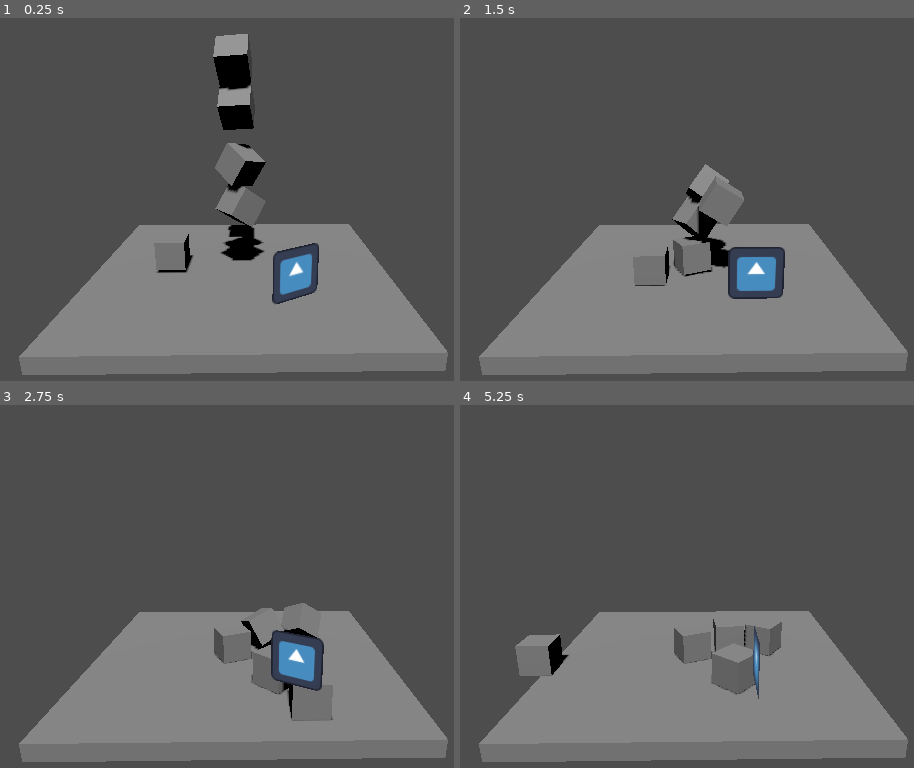
Above: before the commit, frames 1-4 (two rows, left to right).
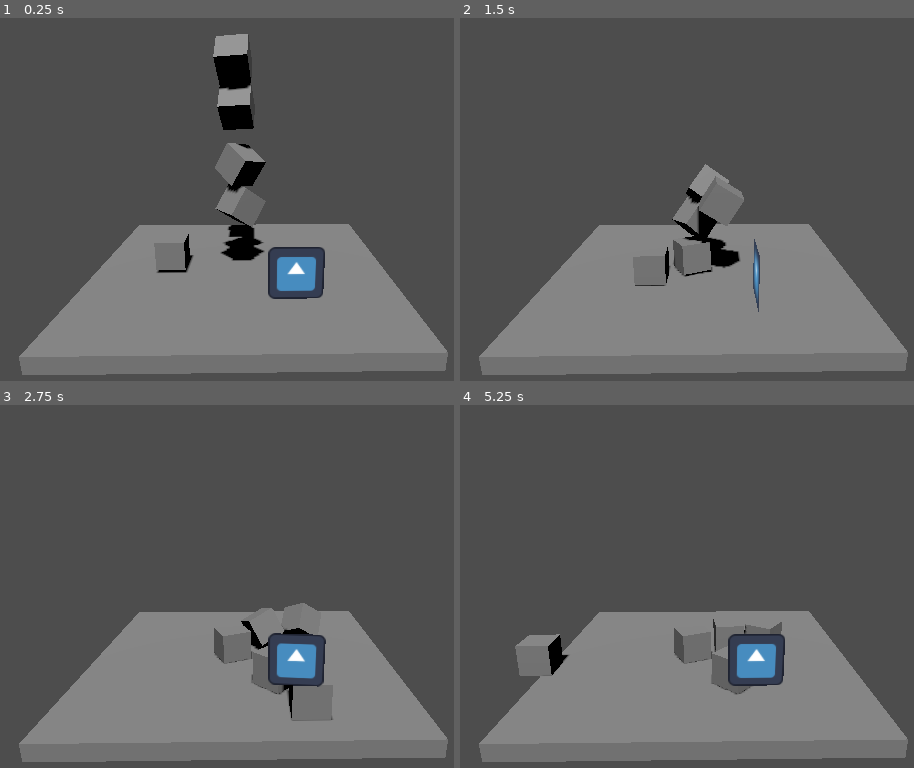
Above: after the commit, the same moments.

Repository: Yanghuiwon22/godot_first
Game: Godot game, scene res://level_1.tscn
Same seed, same stepped clock (60 frames per second), same inputs: the game is played once before the commit and once after it. The project has no main scene, so this scene is started directly. The engine's default icon, where the game draws it, is replaced by a stand-in: a white triangle on a blue panel in a dark square.
Inputs:
- Up to frame 1 (0.25 s): no input
- Up to frame 2 (1.5 s): tap Enter (ui_accept) at 0.5, 0.77 s; hold Right (ui_right) 0.53-1.28 s; hold Down (ui_down) from 1.28 s (still down)
- Up to frame 3 (2.75 s): tap Enter (ui_accept) at 1.52 s; release Down (ui_down) at 2.03 s; hold Right (ui_right) from 2.03 s (still down)
- Up to frame 4 (5.25 s): release Right (ui_right) at 2.78 s; hold Up (ui_up) 2.78-3.53 s; tap Enter (ui_accept) at 3.02, 3.77, 4.52 s; hold Left (ui_left) 3.53-5.03 s; hold Down (ui_down) from 5.03 s (still down)

The runs differ from the first frame. In frame 1, 0.9% of the frame differs, in the area x 59-72%, y 61-80%; in frame 2, 1.7%; in frame 3, 0.6%; in frame 4, 1.7%, in the area x 59-72%, y 60-81%.

Commit message:
lesson05

Diff:
--- a/Icon.gd
+++ b/Icon.gd
@@ -3,16 +3,28 @@
 var coins = 5
 var player_name = 'robot'
 var hearts = 3.5
-
 const SPEED = 2
 var x = coins + SPEED
-
-
+var is_godot_awesome = true
+var key_collected = false
 # Called when the node enters the scene tree for the first time.
 func _ready():
-	pass # Replace with function body.
+	print(add_these_numbers(11,14))
 
 
 # Called every frame. 'delta' is the elapsed time since the previous frame.
 func _process(delta):
-	rotate_y(deg_to_rad(SPEED))
+	#minion()
+	check_inputs()
+
+func minion():
+	print('BANANA!')
+func add_these_numbers(x, y):
+	var sum = x + y
+	return sum
+
+func check_inputs():
+	if Input.is_action_pressed('ui_left'):
+		rotate_y(deg_to_rad(-SPEED))
+	elif Input.is_action_pressed('ui_right'):
+		rotate_y(deg_to_rad(SPEED))
Not shown, added: lev9D0B.tmp
Not shown, added: levB8EF.tmp
